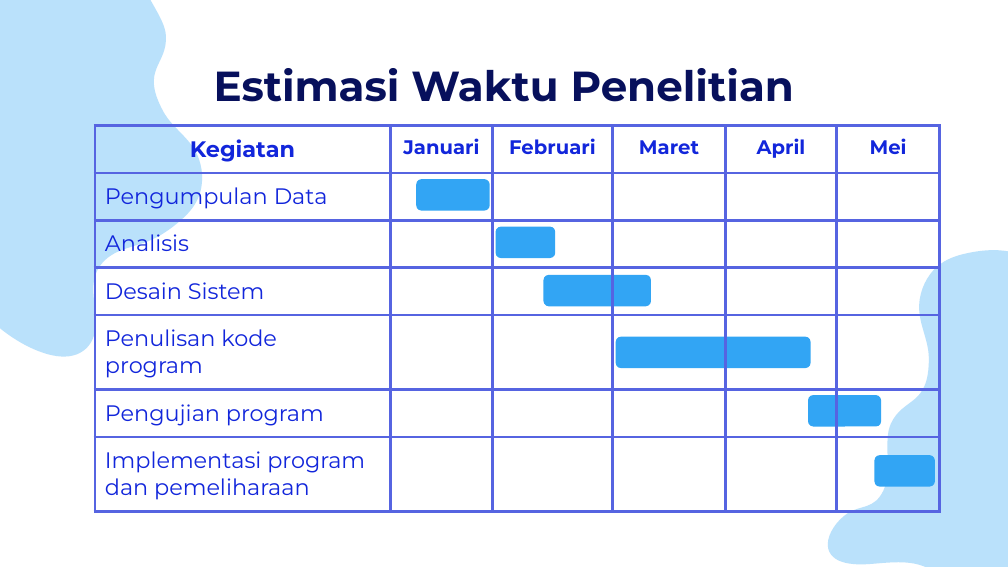
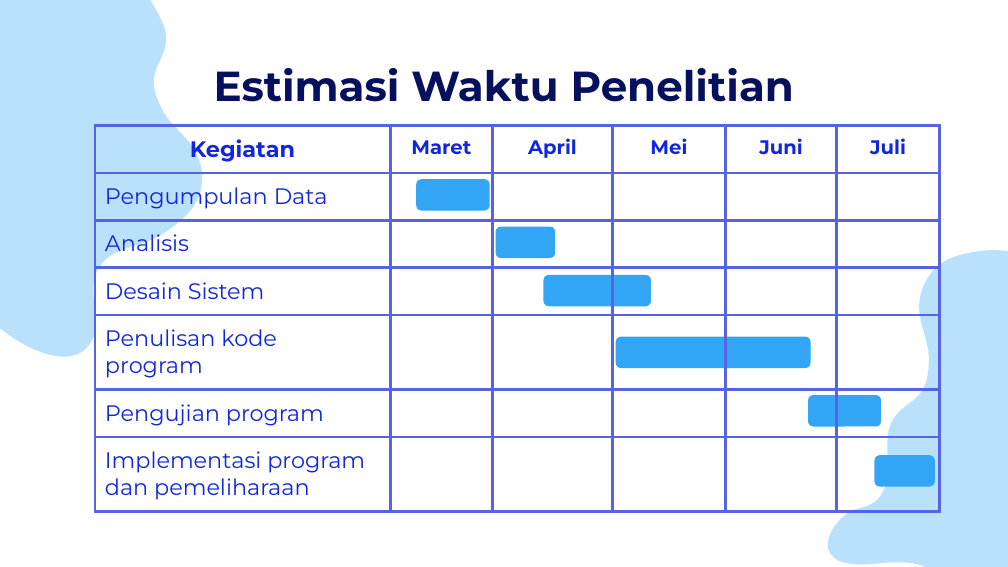
Before and after one commit to Rahmat-Ilyas/skripsi, a slide deck: slide 11 of 2. Proposal/Seminar Proposal/PPT Draft.pptx. Drawn at 1008x567 pixels with LibreOffice and Linux fonts; fonts in the diff are those of the drawing. Boxes give left, top, right and bottom in pixels: in the first picture for what was removed or moved away, otherwise in the second. Text is boxed around its words. In the diff, an @@ line names an element or a change of style, - is before the commit and + after.

```diff
--- a/2. Proposal/Seminar Proposal/PPT Draft.pptx
+++ b/2. Proposal/Seminar Proposal/PPT Draft.pptx
@@ table at (95, 126, 940, 509) @@
-row 1: Kegiatan | Januari | Februari | Maret | April | Mei
+row 1: Kegiatan | Maret | April | Mei | Juni | Juli
```
Also in this commit, not shown: 5 other slides changed, 8 other files.
